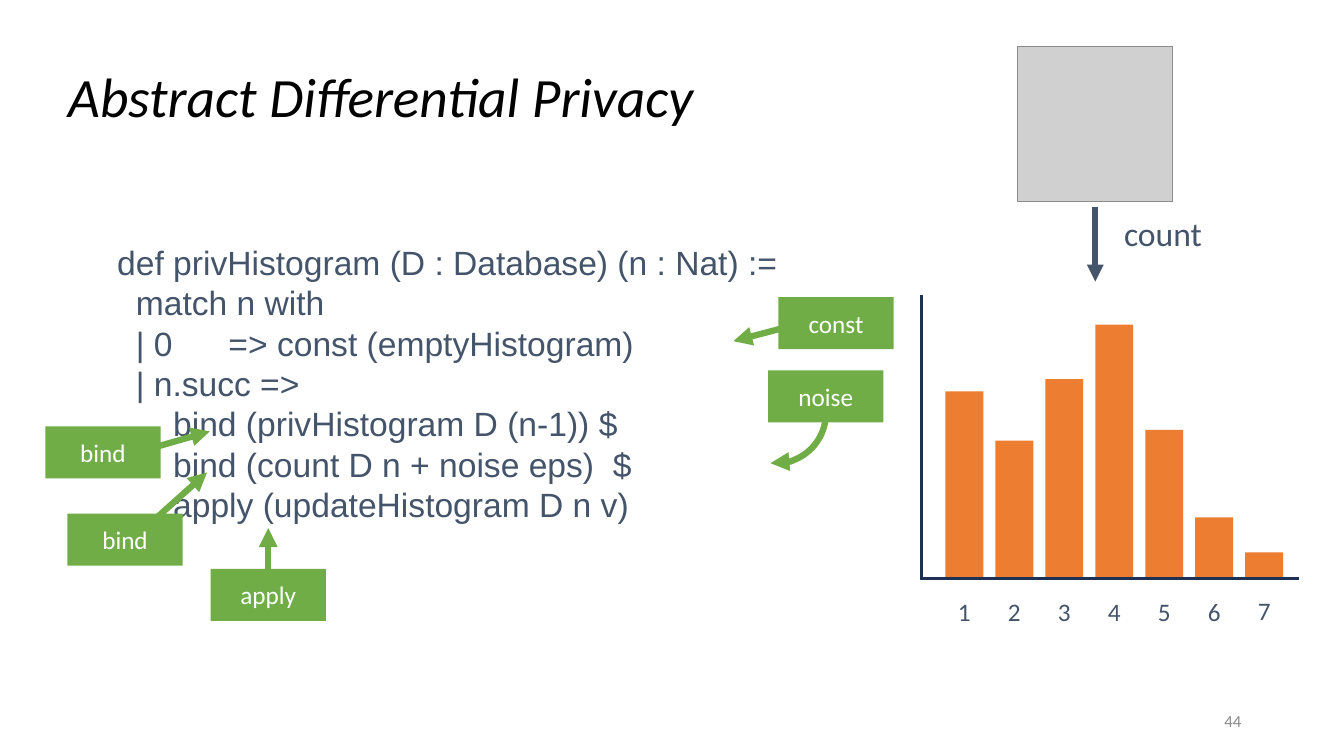
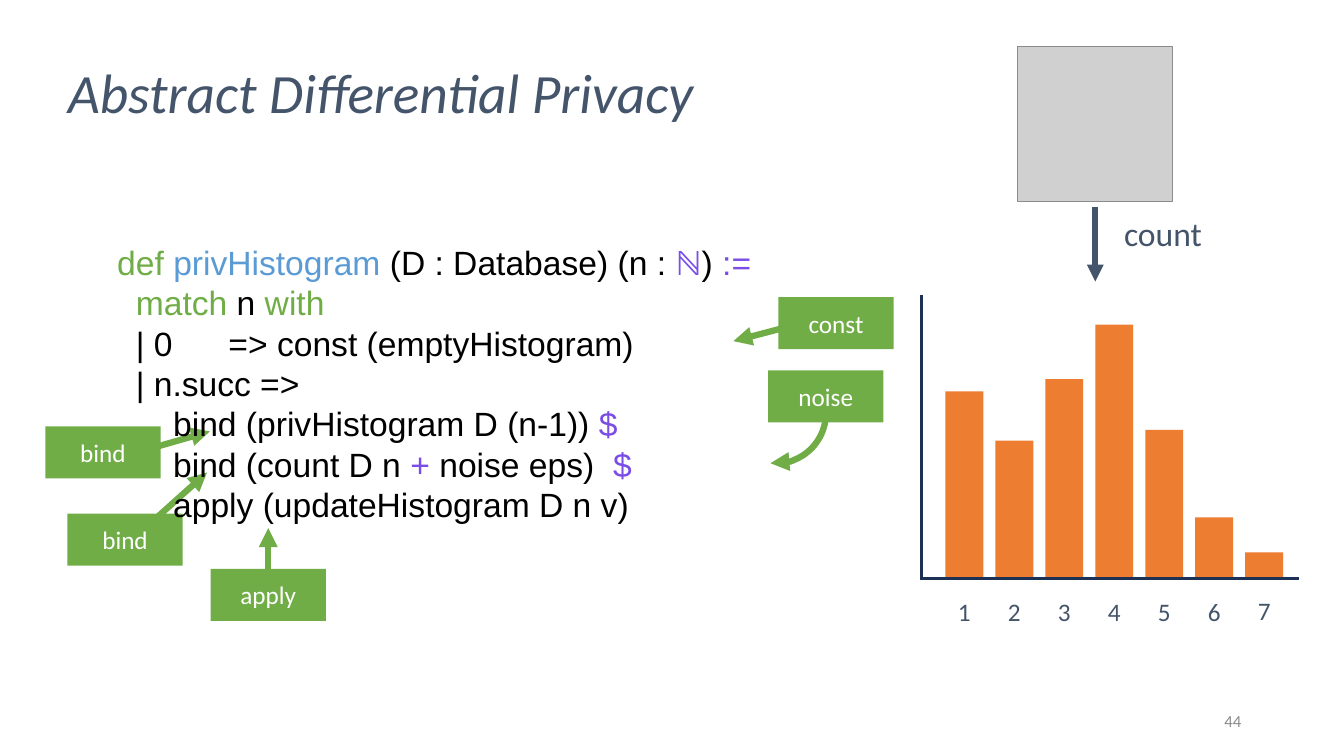
Before and after one commit to markusdemedeiros/markusdemedeiros.github.io, a slide deck: slide 44 of PLDI25 SampCert.pptx. Drawn at 1344x756 pixels with LibreOffice and Linux fonts; fonts in the diff are those of the drawing; grey boxes stand for pictures; background and template pictures are left out. Boxes give left, top, right and bottom in pixels: in the first picture for what was removed or moved away, otherwise in the second. Text is boxed around its words. In the diff, an @@ line names an element or a change of style, - is before the commit and + after.

```diff
--- a/PLDI25 SampCert.pptx
+++ b/PLDI25 SampCert.pptx
@@ text "Abstract Differential Privacy" at bbox=[68, 74, 693, 122]: text colour #000000 to #44546A; line spacing 0.9 to 0.7 @@
@@ text at bbox=[117, 250, 713, 282]: text changed; text colour #44546A to #000000 @@
-def privHistogram (D : Database) (n : Nat) :=
+def privHistogram (D : Database) (n : ℕ) :=
@@ text at bbox=[136, 290, 634, 524]: text colour #44546A to #70AD47 in "match with"; text colour #44546A to #000000 in "n", "| 0 => const (emptyHistogram)", "| n.succ =>", "bind (privHistogram D (n-1))" and 2 more places; text colour #44546A to #7A4DE7 in "$", "+ $" @@
```
Also in this commit, not shown: 44 other slides changed, 1 slide added.
